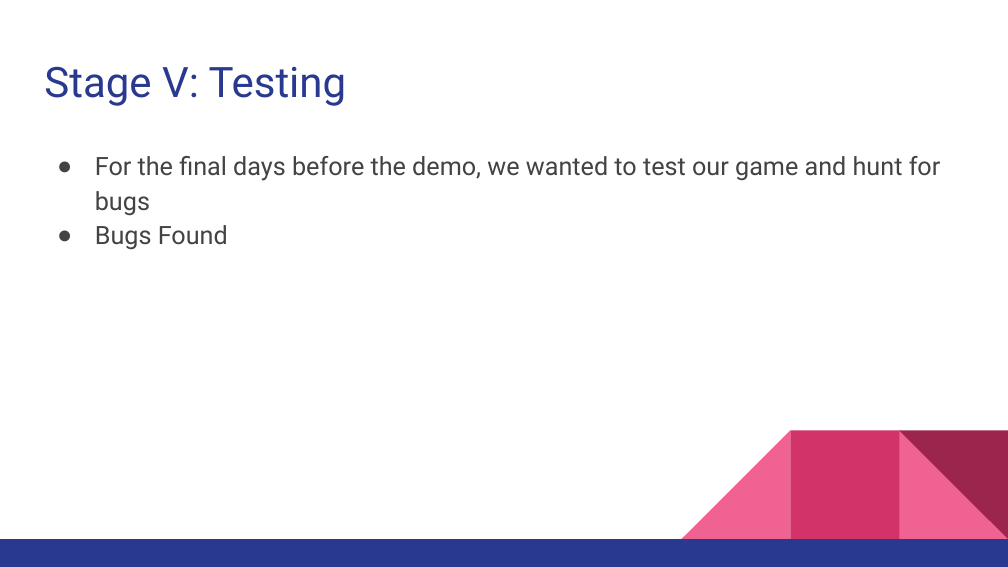
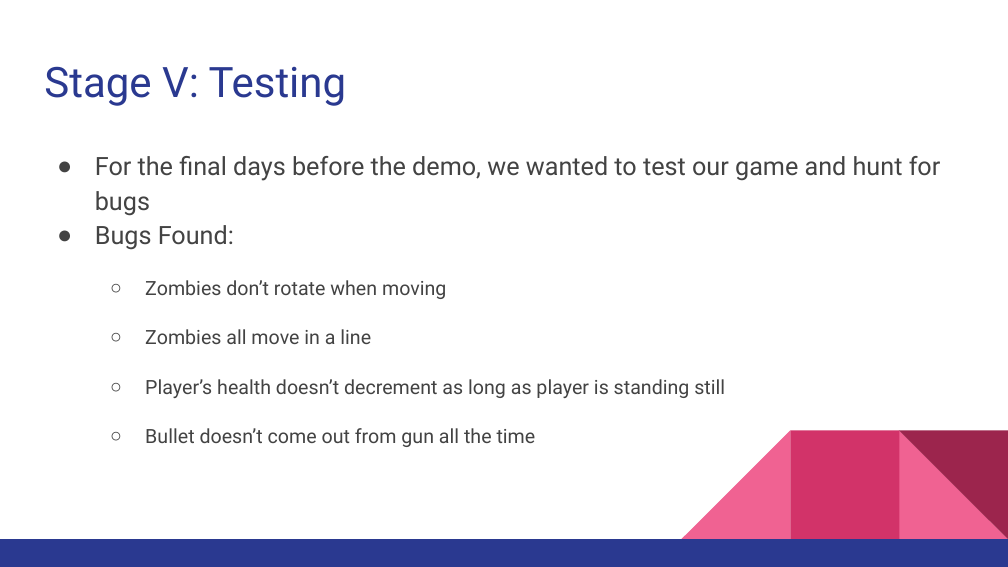
Before and after one commit to Dishoungh/software_engineering_project, a slide deck: slide 10 of Zombie Shooter Game.pptx. Drawn at 1008x567 pixels with LibreOffice and Linux fonts; fonts in the diff are those of the drawing. Boxes give left, top, right and bottom in pixels: in the first picture for what was removed or moved away, otherwise in the second. Text is boxed around its words. In the diff, an @@ line names an element or a change of style, - is before the commit and + after.

```diff
--- a/Zombie Shooter Game.pptx
+++ b/Zombie Shooter Game.pptx
@@ text at (x1=95, y1=225, x2=725, y2=447): text changed; size 18 to 14 pt @@
-● Bugs Found
+● Bugs Found:
+  ○ Zombies don’t rotate when moving
+  ○ Zombies all move in a line
+  ○ Player’s health doesn’t decrement as long as player is standing still
+  ○ Bullet doesn’t come out from gun all the time
```
Also in this commit, not shown: 2 other slides changed, 1 slide added, 1 slide removed, 3 other files.
